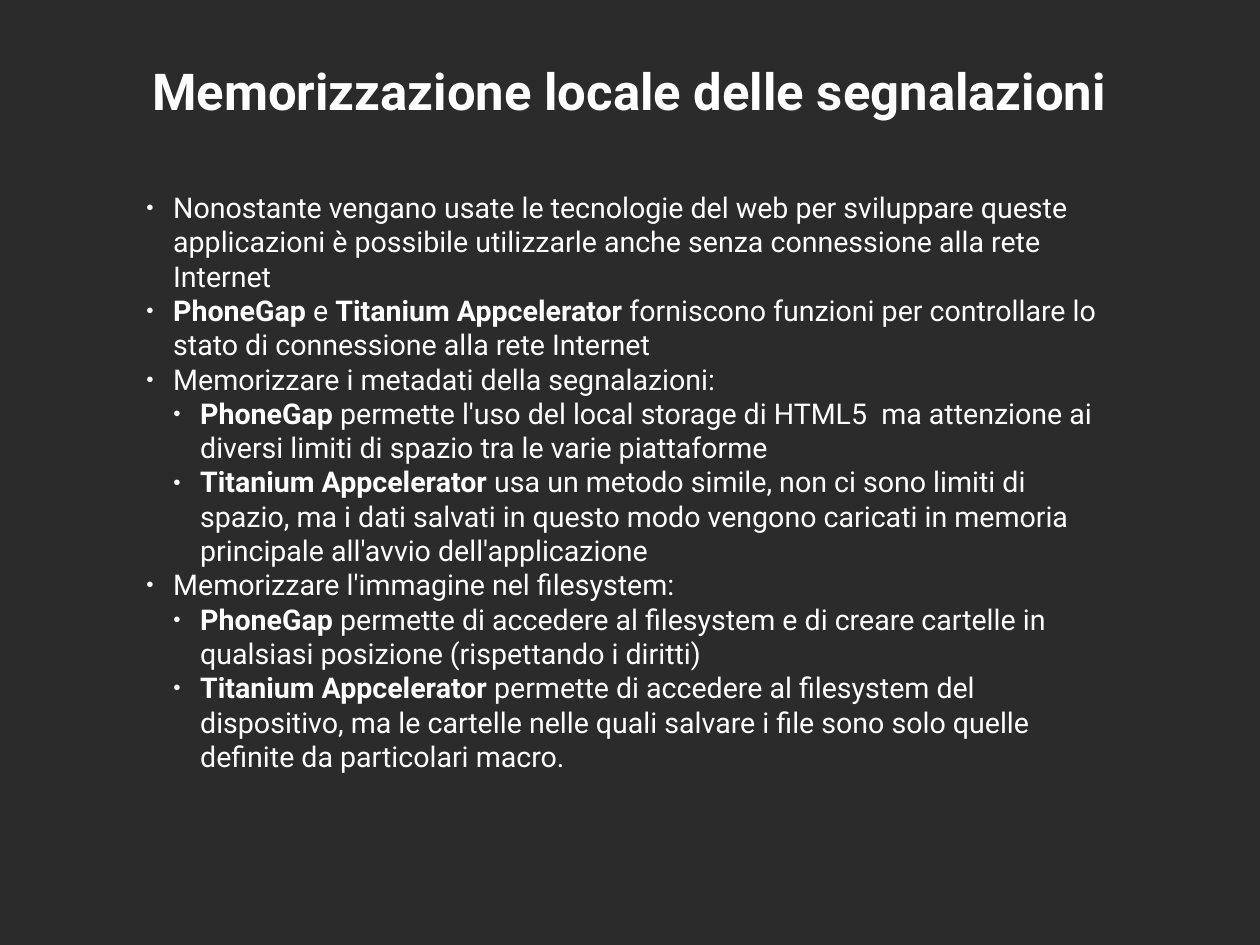
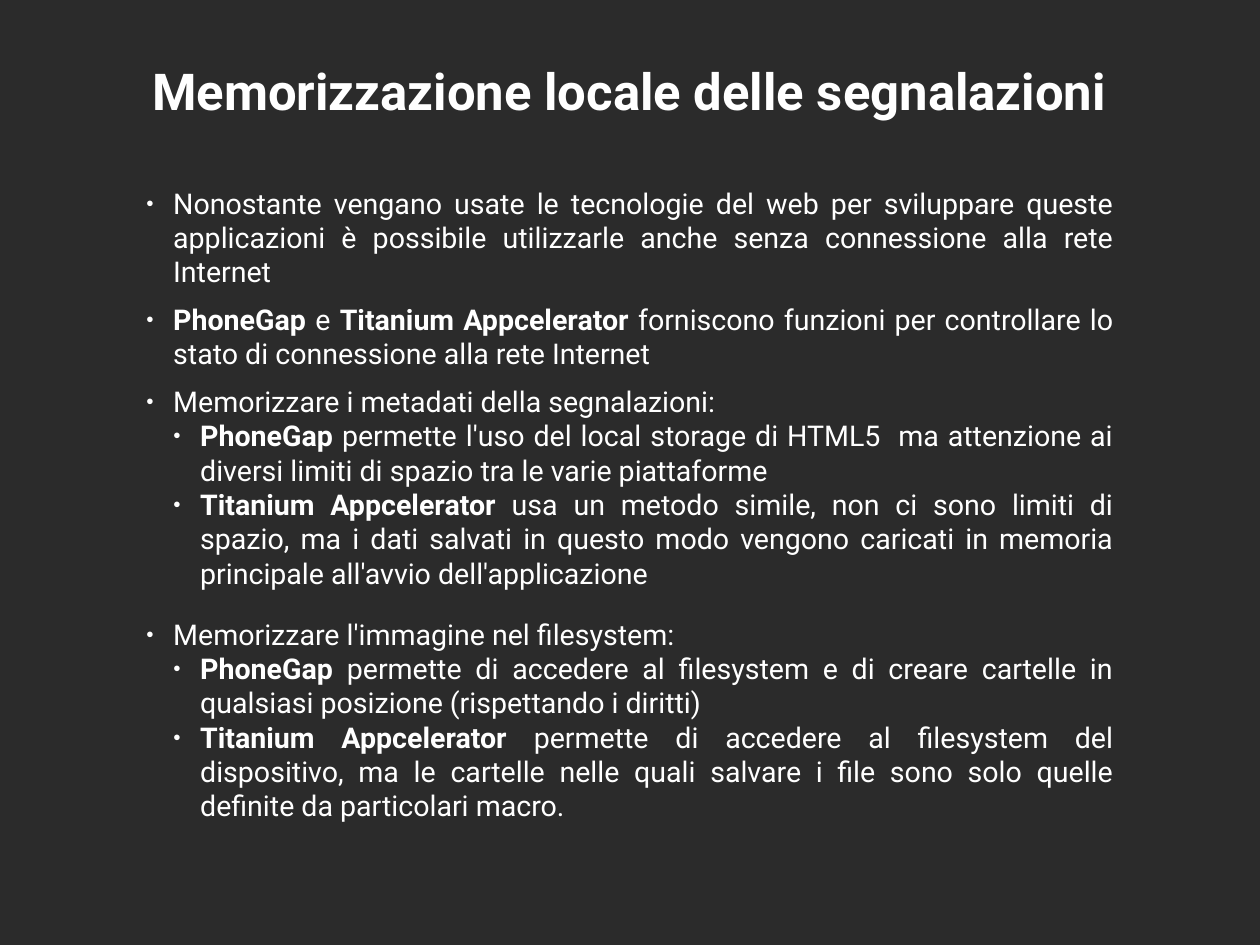
Before and after one commit to mircobe87/tesi-crossplatform, a slide deck: slide 8 of presentazione/presentazione.odp. Drawn at 1260x945 pixels with LibreOffice and Linux fonts; fonts in the diff are those of the drawing; background and template pictures are left out; a plain dark background stands for a picture behind light text. Boxes give left, top, right and bottom in pixels: in the first picture for what was removed or moved away, otherwise in the second. Text is boxed around its words. In the diff, an @@ line names an element or a change of style, - is before the commit and + after.

Commit message:
modifica interlinea slide sulla memorizzazione

```diff
--- a/presentazione/presentazione.odp
+++ b/presentazione/presentazione.odp
@@ text "Nonostante vengano usate le tecnologie ..." at [173, 192, 1113, 822]: alignment left to justified; more space between paragraphs @@
```
